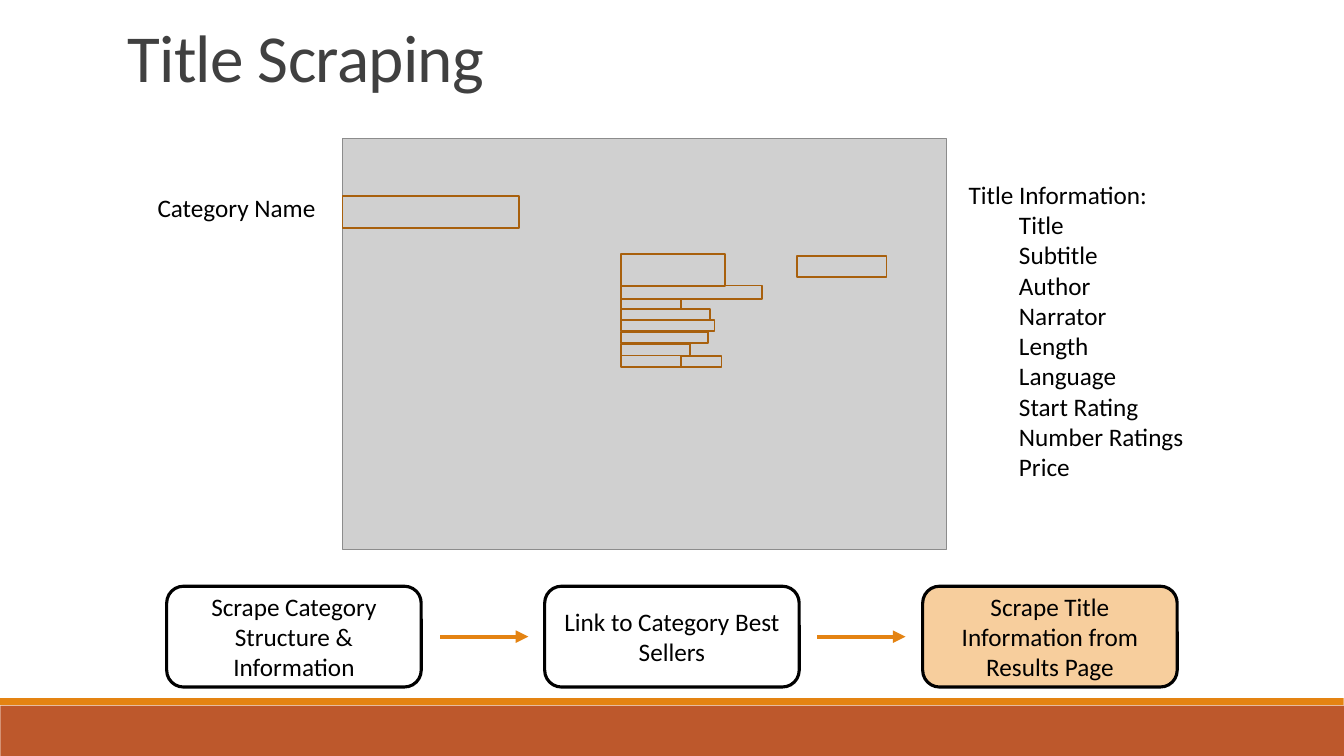
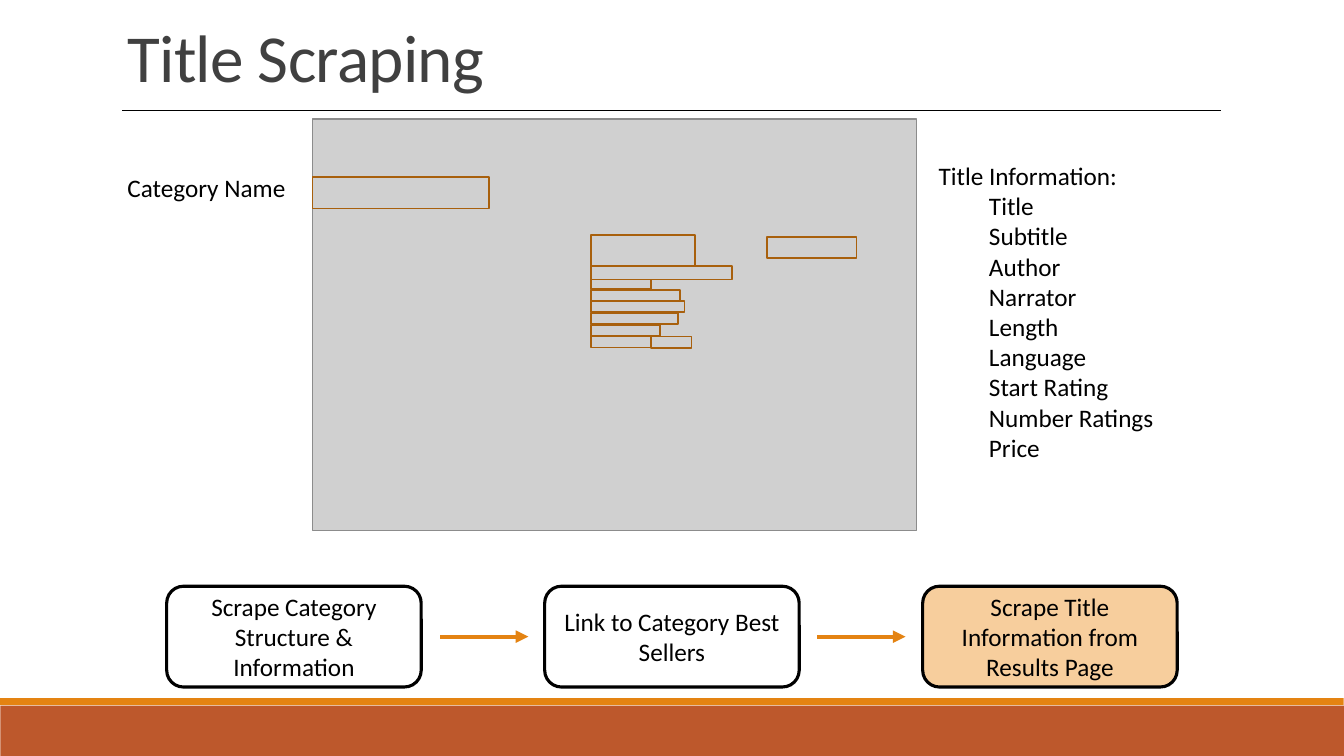
Before and after one commit to jwelch1123/finding_the_tree_in_the_forest, a slide deck: slide 9 of Presentation.pptx (slide 5 before the commit). Drawn at 1344x756 pixels with LibreOffice and Linux fonts; fonts in the diff are those of the drawing; grey boxes stand for pictures. Boxes give left, top, right and bottom in pixels: in the first picture for what was removed or moved away, otherwise in the second. Text is boxed around its words. In the diff, an @@ line names an element or a change of style, - is before the commit and + after.

```diff
--- a/Presentation.pptx
+++ b/Presentation.pptx
@@ line added from (123, 110) to (1222, 110), #000000 0.25 pt @@
@@ 11 rectangles, 2 texts, 1 picture: place and size @@
-11 rectangles, 2 texts, 1 picture at bbox=[158, 138, 1183, 549]
+11 rectangles, 2 texts, 1 picture at bbox=[127, 119, 1153, 530]
```
Also in this commit, not shown: 3 other slides changed, 7 slides added, 5 slides removed, 6 other files.
